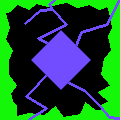
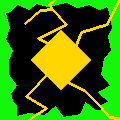
Comparing the layer stacks of the two w=120, h=120 images. Changes:
removed layer "Camada colada" over [31, 30, 91, 90]
painted on "BrokenStone.png" over [24, 0, 120, 120]
